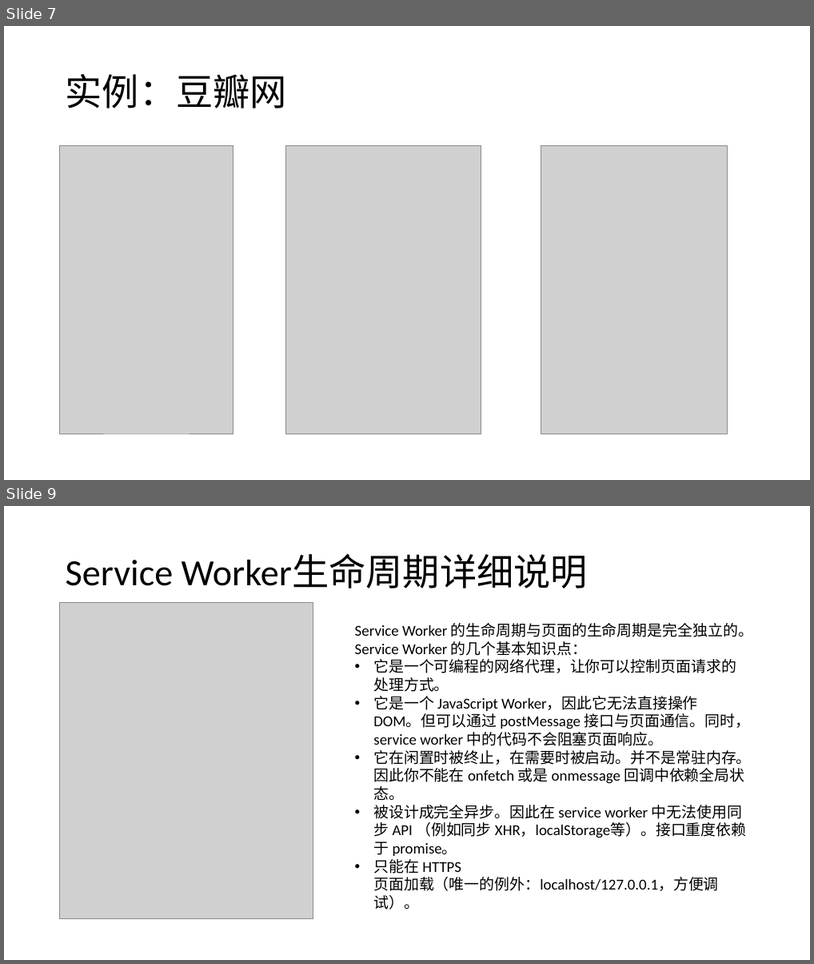
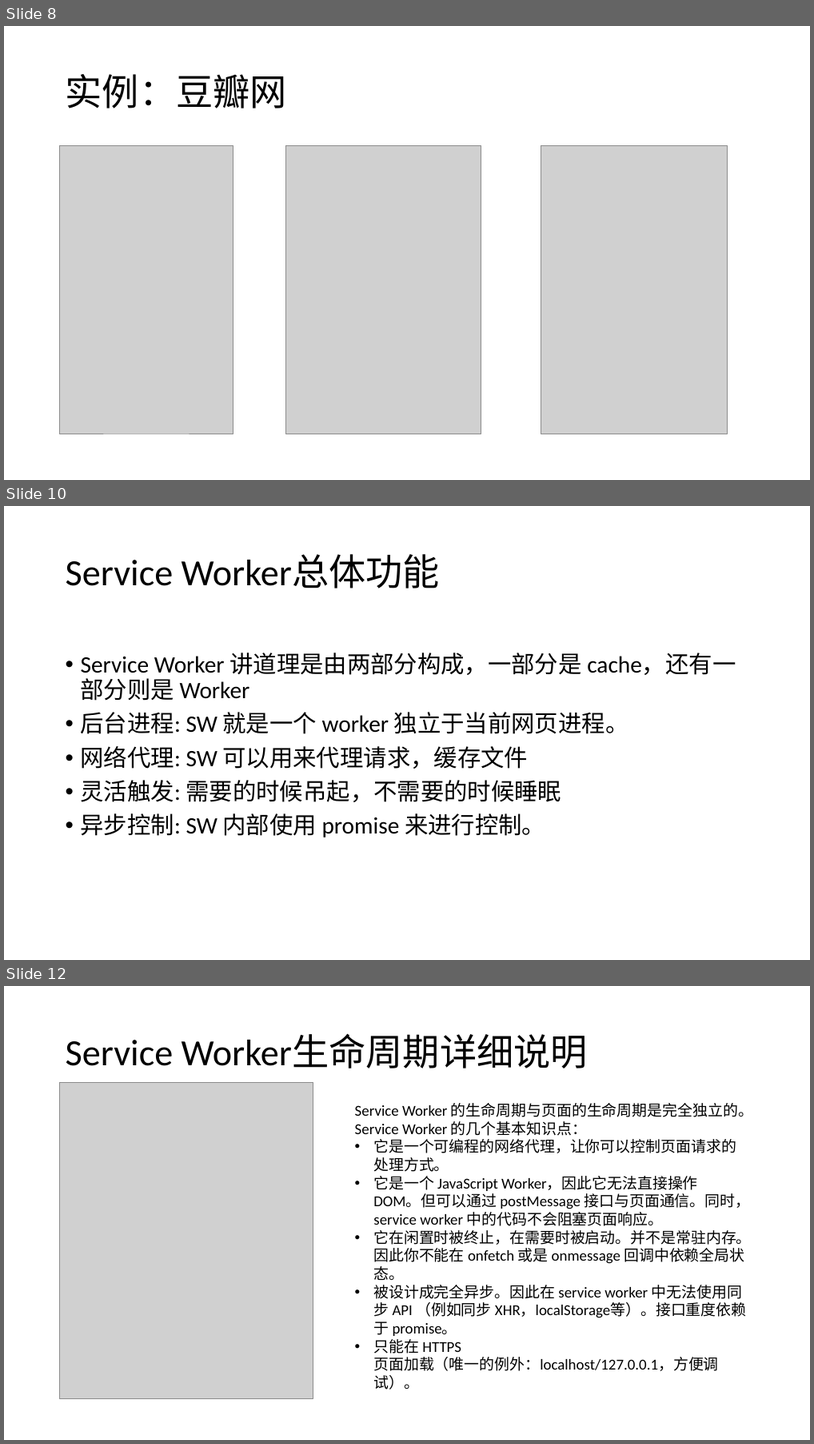
Before and after one commit to alanz2015/Study-Notes, a slide deck: Brief on PWA.pptx. Shown one above the other, each under a label of ours: slides 7 and 9 before the commit, slides 8, 10 and 12 after it; the slides between them are not shown. The pictures are 814x964 and 814x1444 pixels, drawn with LibreOffice and Linux fonts; fonts in the diff are those of the drawing; grey boxes stand for pictures. Boxes give left, top, right and bottom in pixels: in the first picture for what was removed or moved away, otherwise in the second. Text is boxed around its words. In the diff, an @@ line names an element or a change of style, - is before the commit and + after.

```diff
--- a/Brief on PWA.pptx
+++ b/Brief on PWA.pptx
@@ slide 10 added at [4,506,810,960], background #FFFFFF @@
@@ title added at [66,555,440,588], 44 pt, text #000000 @@
+Service Worker总体功能
@@ text added at [81,652,736,837], 28 pt, text #000000 @@
+• Service Worker 讲道理是由两部分构成，一部分是 cache，还有一部分则是 Worker
+• 后台进程: SW 就是一个 worker 独立于当前网页进程。
+• 网络代理: SW 可以用来代理请求，缓存文件
+• 灵活触发: 需要的时候吊起，不需要的时候睡眠
+• 异步控制: SW 内部使用 promise 来进行控制。
@@ what was slide 7 is now slide 8 @@
@@ what was slide 9 is now slide 12 @@
```
Also in this commit, not shown: 2 slides changed, 2 other slides added.
